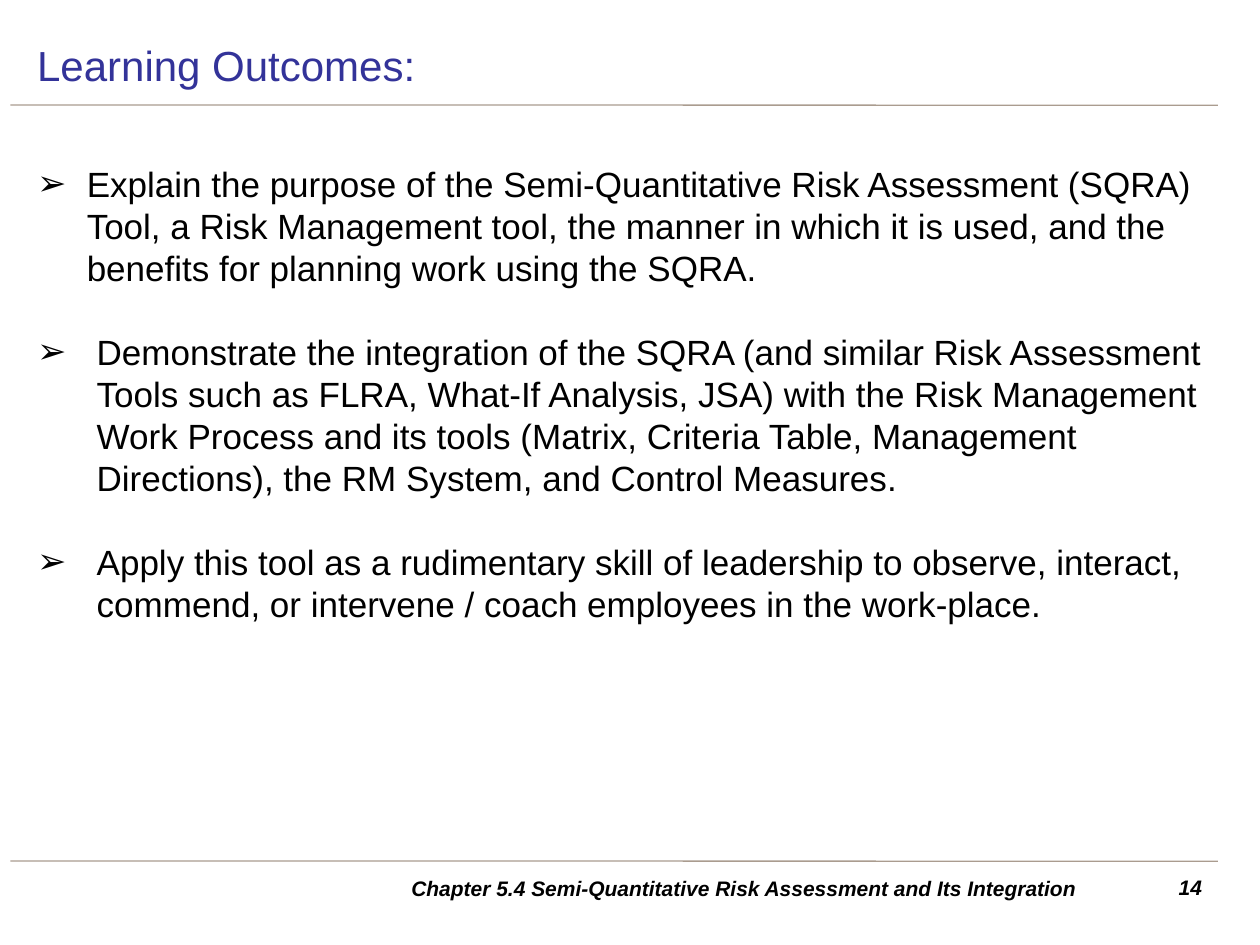
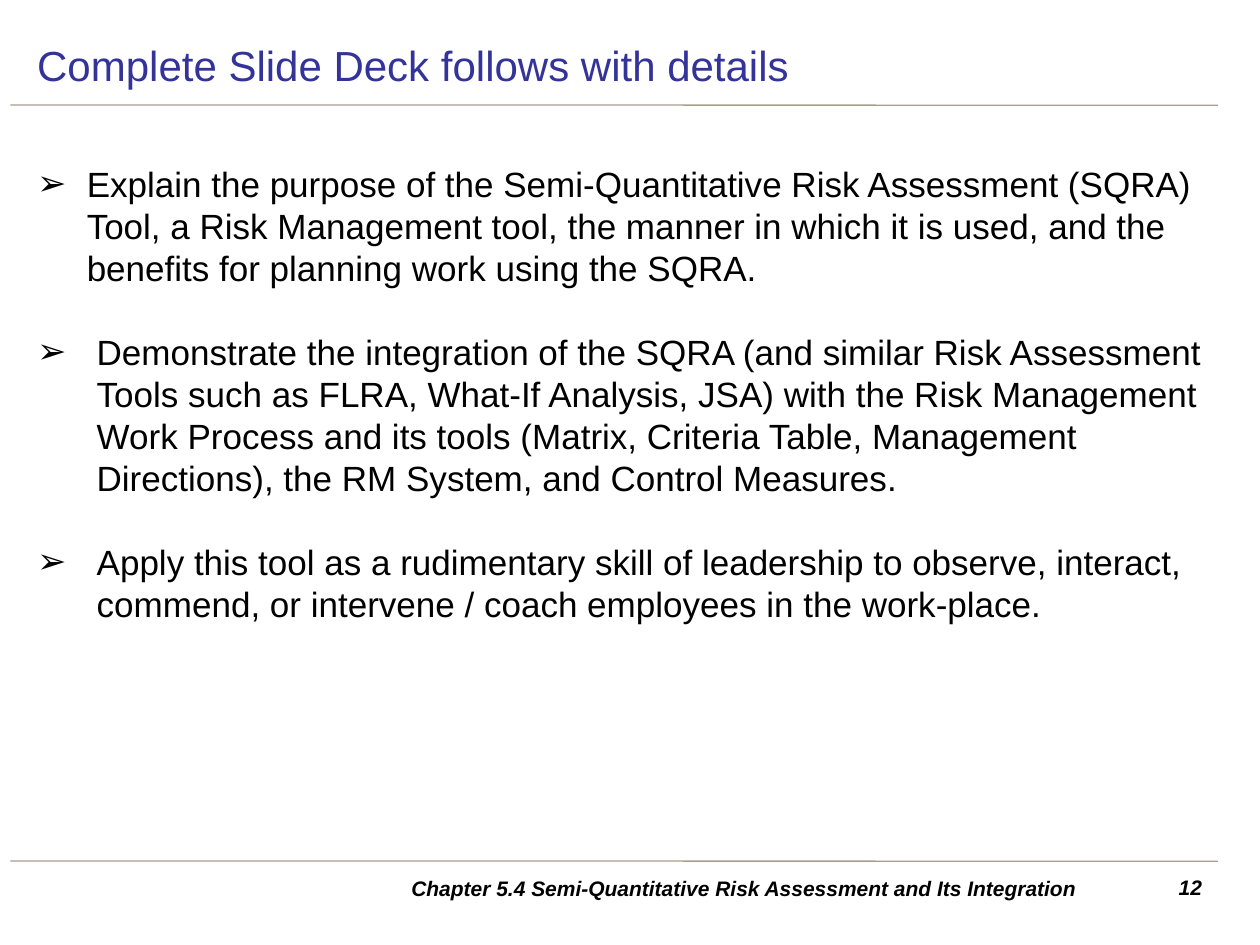
Before and after one commit to Dekr0/ENGG-404, a slide deck: slide 12 of Lecture PPTs - Students/27 Ch5.4 SQRA v20210929 SV.pptx (slide 14 before the commit). Drawn at 1260x945 pixels with LibreOffice and Linux fonts; fonts in the diff are those of the drawing; background and template pictures are left out. Boxes give left, top, right and bottom in pixels: in the first picture for what was removed or moved away, otherwise in the second. Text is boxed around its words. In the diff, an @@ line names an element or a change of style, - is before the commit and + after.

```diff
--- a/Lecture PPTs - Students/27 Ch5.4 SQRA v20210929 SV.pptx
+++ b/Lecture PPTs - Students/27 Ch5.4 SQRA v20210929 SV.pptx
@@ text at box(37, 50, 788, 89): text changed @@
-Learning Outcomes:
+Complete Slide Deck follows with details
@@ page number at box(1179, 880, 1202, 895): text changed @@
-14
+12
```
Also in this commit, not shown: 7 other slides changed, 2 slides removed, 21 other files.
